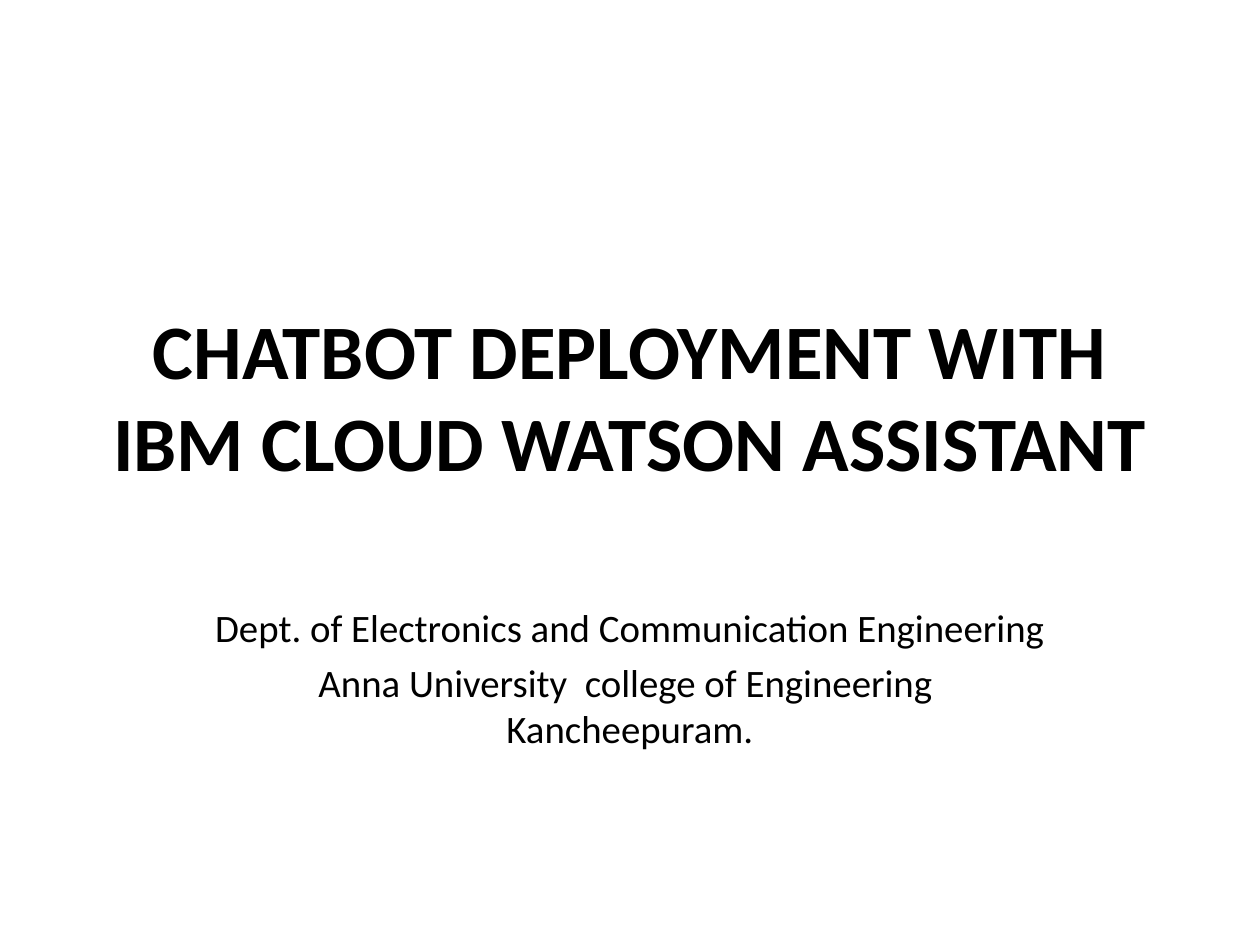
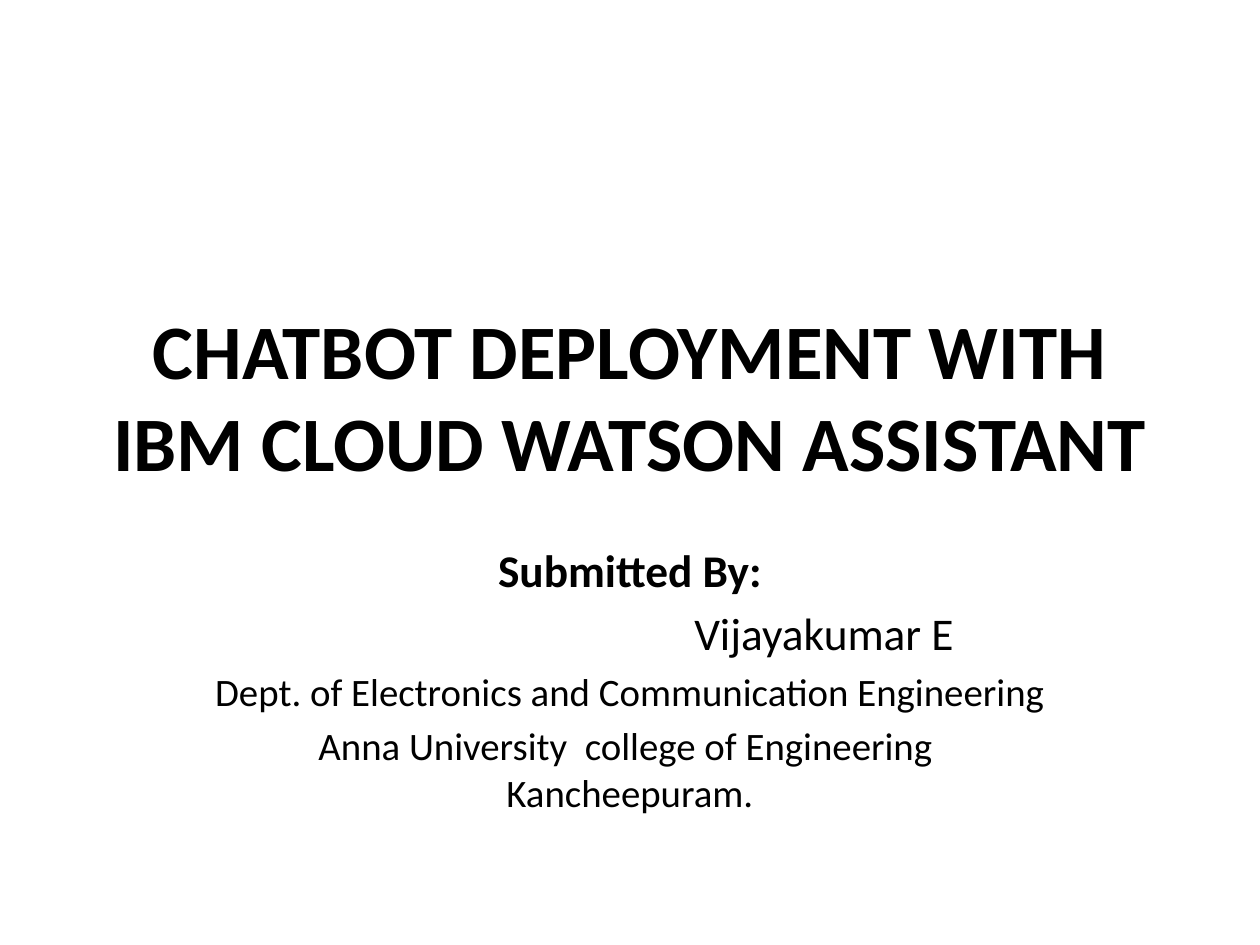
Before and after one commit to Vijayakumar93/Chatbot_1, a slide deck: slide 1 of CHATBOT_DEPLOYMENT_PHASE1.pptx. Drawn at 1260x945 pixels with LibreOffice and Linux fonts; fonts in the diff are those of the drawing. Boxes give left, top, right and bottom in pixels: in the first picture for what was removed or moved away, otherwise in the second. Text is boxed around its words. In the diff, an @@ line names an element or a change of style, - is before the commit and + after.

```diff
--- a/CHATBOT_DEPLOYMENT_PHASE1.pptx
+++ b/CHATBOT_DEPLOYMENT_PHASE1.pptx
@@ subtitle at [498, 555, 953, 658]: paragraphs added @@
+Submitted By:
+Vijayakumar E
```
